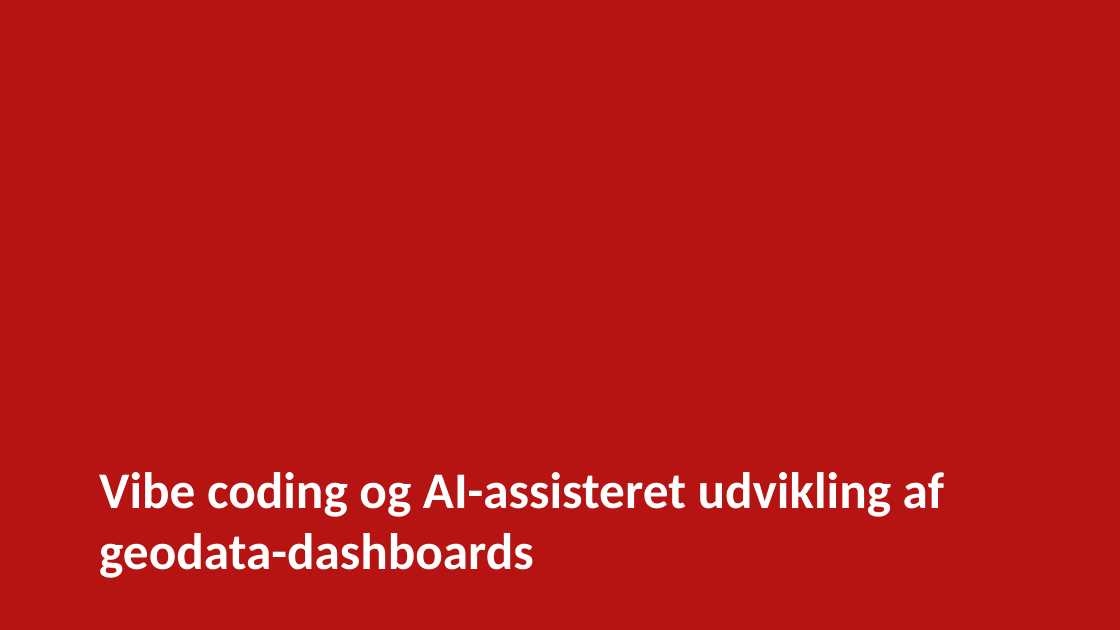
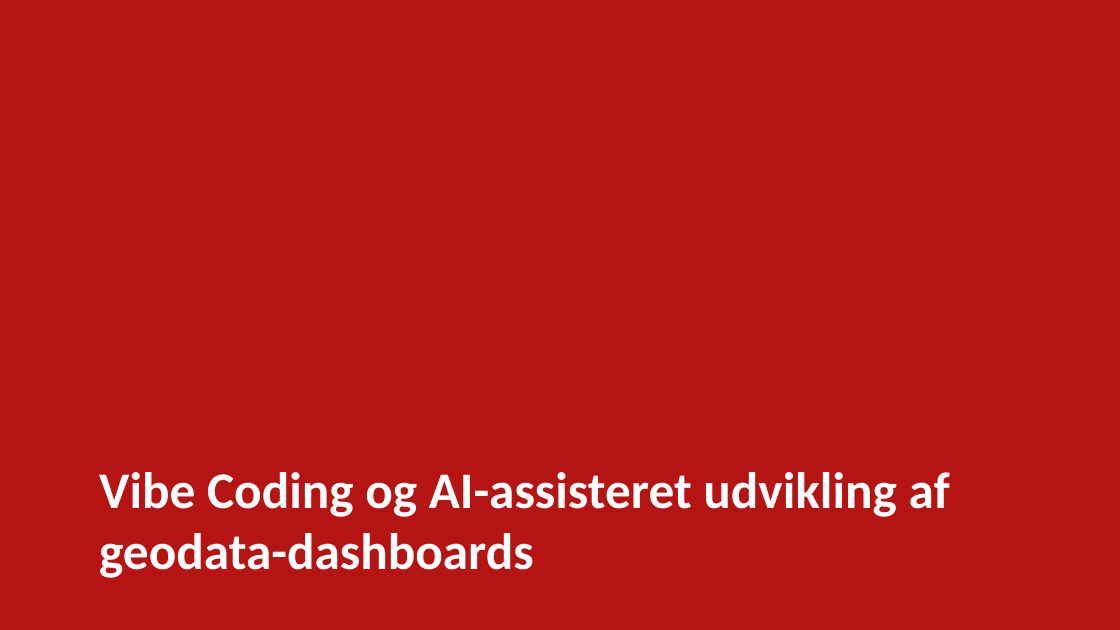
Before and after one commit to steenhulthin/vibe-coding-kortdage-2025, a slide deck: slide 1 of Vibe coding og AI-assisteret udvikling af geodata-dashboards - Steen Hulthin Rasmussen - SSI - 14.11.2025.pptx. Drawn at 1120x630 pixels with LibreOffice and Linux fonts; fonts in the diff are those of the drawing; background and template pictures are left out. Boxes give left, top, right and bottom in pixels: in the first picture for what was removed or moved away, otherwise in the second. Text is boxed around its words. In the diff, an @@ line names an element or a change of style, - is before the commit and + after.

```diff
--- a/Vibe coding og AI-assisteret udvikling af geodata-dashboards - Steen Hulthin Rasmussen - SSI - 14.11.2025.pptx
+++ b/Vibe coding og AI-assisteret udvikling af geodata-dashboards - Steen Hulthin Rasmussen - SSI - 14.11.2025.pptx
@@ title at [99, 472, 950, 578]: text changed @@
-Vibe coding og AI-assisteret udvikling af geodata-dashboards
+Vibe Coding og AI-assisteret udvikling af geodata-dashboards
```
Also in this commit, not shown: 10 other slides changed, 1 slide added.
